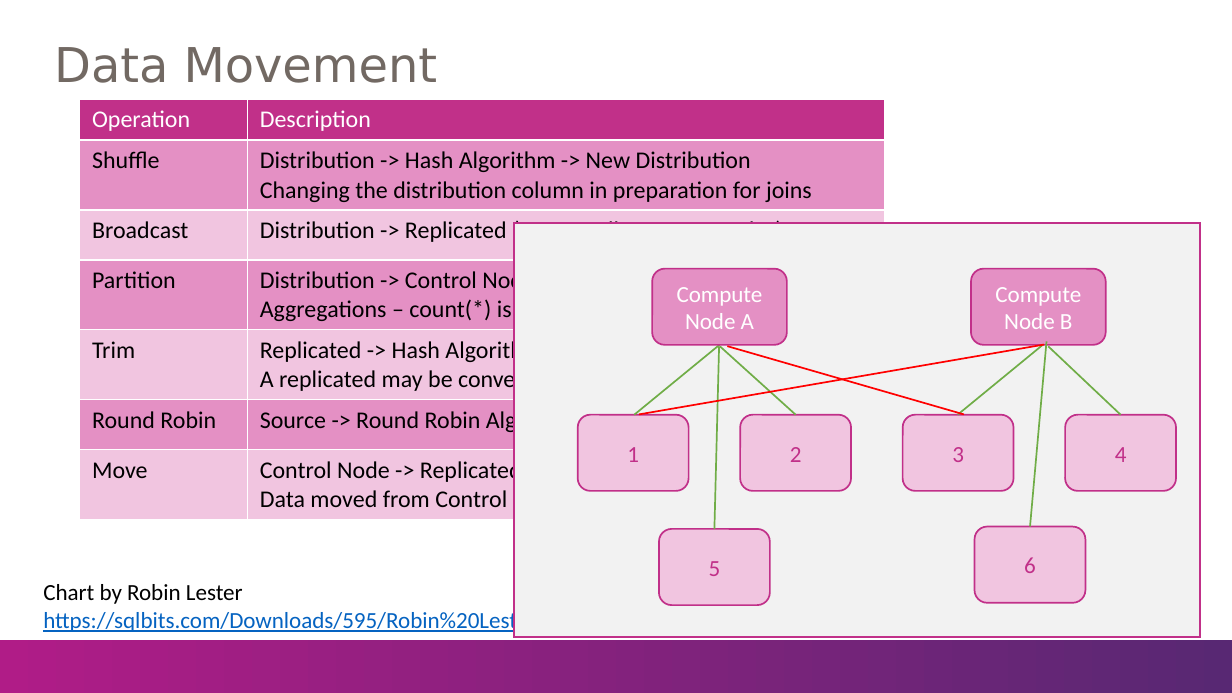
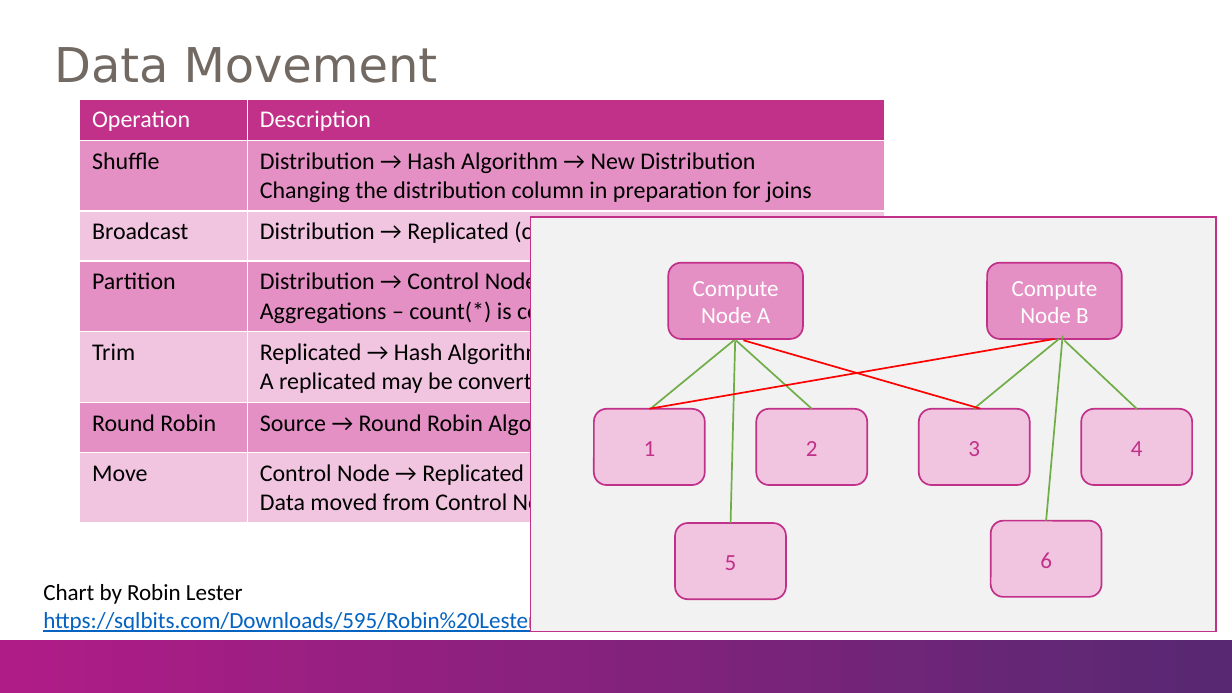
Before and after one commit to BSWolfset/PresentationSlidedecks, a slide deck: slide 9 of DesigningForADWPerformance.pptx (slide 7 before the commit). Drawn at 1232x693 pixels with LibreOffice and Linux fonts; fonts in the diff are those of the drawing; background and template pictures are left out. Boxes give left, top, right and bottom in pixels: in the first picture for what was removed or moved away, otherwise in the second. Text is boxed around its words. In the diff, an @@ line names an element or a change of style, - is before the commit and + after.

Commit message:
Updated version

```diff
--- a/DesigningForADWPerformance.pptx
+++ b/DesigningForADWPerformance.pptx
@@ table at box(80, 99, 885, 521) @@
-row 2, column 2: Distribution -> Hash Algorithm -> New Distribution / Changing the distribution column in preparation for joins
+row 2, column 2: Distribution → Hash Algorithm → New Distribution / Changing the distribution column in preparation for joins
-row 3, column 2: Distribution -> Replicated (copy to all compute nodes)
+row 3, column 2: Distribution → Replicated (copy to all compute nodes)
-row 4, column 2: Distribution -> Control Node / Aggregations – count(*) is count on nodes, sum of count
+row 4, column 2: Distribution → Control Node / Aggregations – count(*) is count on nodes, sum of count
-row 5, column 2: Replicated -> Hash Algorithm -> New Distribution / A replicated may be converted to distributed for outer joins
+row 5, column 2: Replicated → Hash Algorithm → New Distribution / A replicated may be converted to distributed for outer joins
-row 6, column 2: Source -> Round Robin Algorithm -> Round Robin Distribution
+row 6, column 2: Source → Round Robin Algorithm → Round Robin Distribution
-row 7, column 2: Control Node -> Replicated / Data moved from Control Node to Compute Nodes
+row 7, column 2: Control Node → Replicated / Data moved from Control Node to Compute Nodes
@@ line moved from (639, 414) - (1045, 345) to (649, 409) - (1055, 339) @@
@@ line moved from (796, 415) - (719, 346) to (812, 409) - (737, 340) @@
@@ 8 rounded rectangles, 6 lines, 1 rectangle: place and size @@
-8 rounded rectangles, 6 lines, 1 rectangle at box(514, 223, 1200, 638)
+8 rounded rectangles, 6 lines, 1 rectangle at box(531, 217, 1217, 632)
```
Also in this commit, not shown: 5 other slides changed, 2 slides added.
